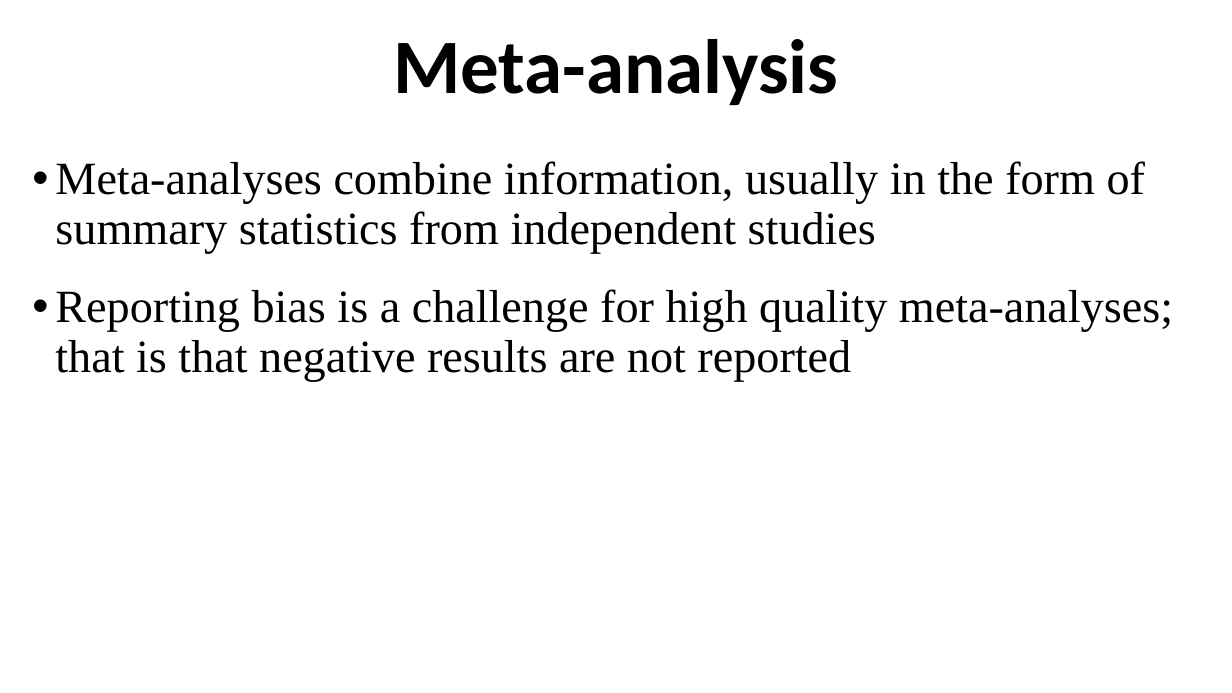
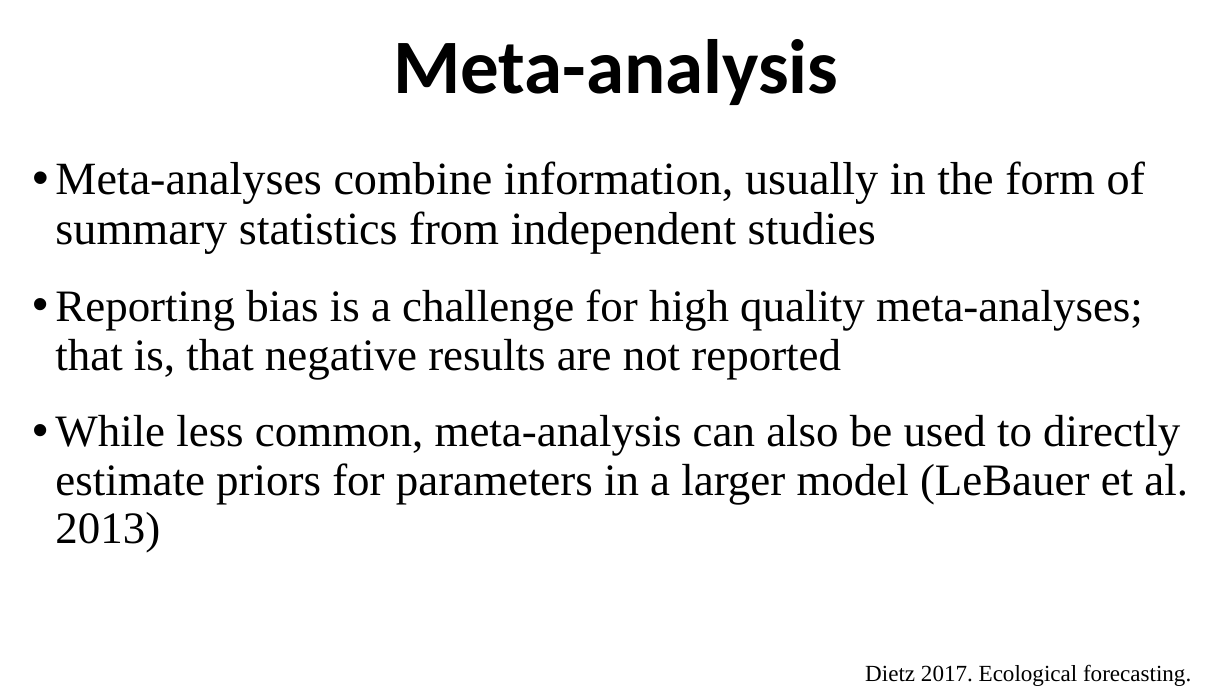
Before and after one commit to ahurford/aarms-summer-school, a slide deck: slide 17 of amy-lectures/State_Space_Models.pptx (slide 13 before the commit). Drawn at 1232x693 pixels with LibreOffice and Linux fonts; fonts in the diff are those of the drawing. Boxes give left, top, right and bottom in pixels: in the first picture for what was removed or moved away, otherwise in the second. Text is boxed around its words. In the diff, an @@ line names an element or a change of style, - is before the commit and + after.

```diff
--- a/amy-lectures/State_Space_Models.pptx
+++ b/amy-lectures/State_Space_Models.pptx
@@ text at box(55, 289, 1188, 552): text changed; size 36 to 35 pt @@
-• Reporting bias is a challenge for high quality meta-analyses; that is that negative results are not reported
+• Reporting bias is a challenge for high quality meta-analyses; that is, that negative results are not reported
+• While less common, meta-analysis can also be used to directly estimate priors for parameters in a larger model (LeBauer et al. 2013)
@@ text added at box(865, 664, 1191, 686), 18 pt, text #000000 @@
+Dietz 2017. Ecological forecasting.
```
Also in this commit, not shown: 9 other slides changed, 16 slides added, 4 slides removed, 2 other files.
